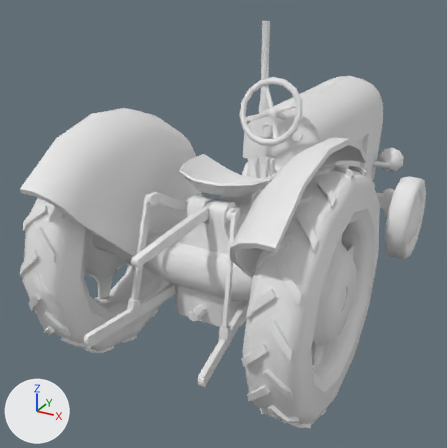
One commit to the FBX model TheCoCe/TBS/Assets/Import/FarmEquipment/Tractor.fbx: the scene before it, then after it.
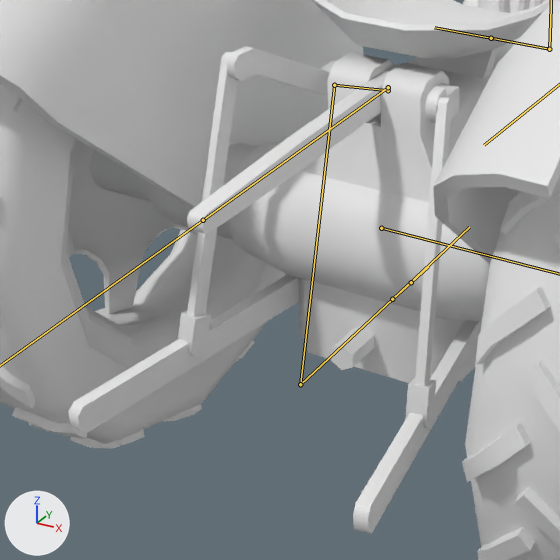
There are two pictures of each version: one whole from a 50 mm camera at (1.7, -5.12, 2.46) aimed at (-0.3, -1.48, 0.64), one close up on the part from 13% to 63% of the width and 39% to 89% of the height. Lighting does not change. The marker at lower left points along +X, +Y and +Z. Both versions are drawn at frame 46 of the action 'Tractor|LowToMid'; the numbers are the values there. The bones that bend it are drawn over the model as lines in the close-ups.

Names of what the first close-up shows: 'TractorMesh'.
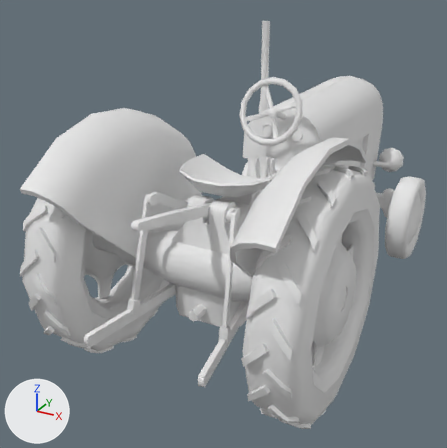
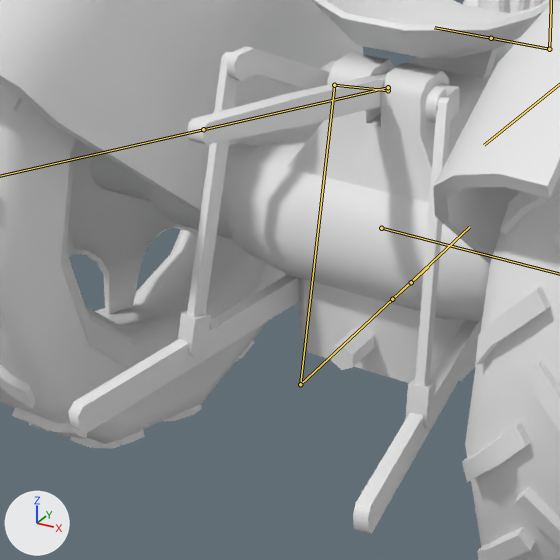
What changed in the scene script:
```text
Change bone_3point04:
    where bone_3point04 = bpy.data.objects['Tractor'].pose.bones['3Point04']  # child of 'Main'
    bone_3point04.rotation_quaternion: (0.0, 0.0, 1.0, 0.013) -> (0.993, -0.115, 0.0, 0.0)  # degrees (-1, -180, 0) -> degrees (-13, 0, 0)
```

Changed parts and their boxes (x1, y1, x2, y2) in the close-ups (560 x 560 px):
'TractorMesh', posed
    both: (0, 0, 560, 560)
bone '3Point04', root to tip
    before: (388, 87) to (203, 220)
    after: (388, 87) to (203, 129)
